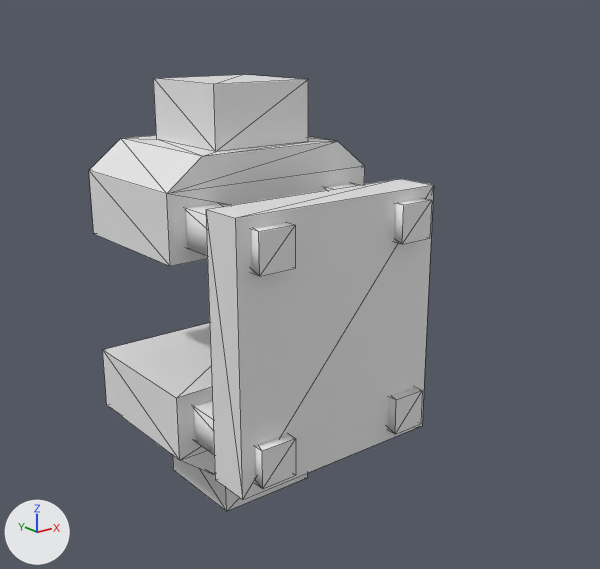
Two versions of the glTF model app/public/models/ConstructorMk1.glb, one commit apart.
Rendered twice from a 50 mm lens placed at (-866.0, -1460.0, 496.0), pointed at (8.0, -368.0, 59.0). Lighting does not change. The marker at lower left points along +X, +Y and +Z. Mesh edges are drawn as thin lines. Vertices at the same position are counted once.

The first picture shows 'ConstructorMk1'.
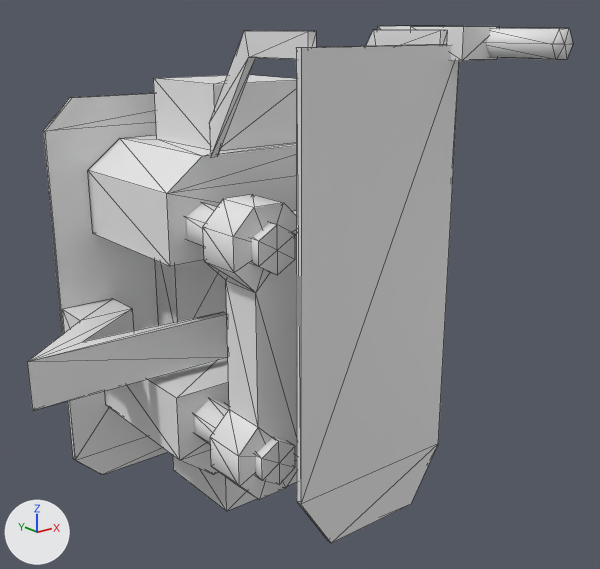
What changed in the scene script:
```text
Change me_cube_012:
    used by ob_constructormk1; location = (0.0, 0.0, 0.0)
    remove me_cube_012.from_pydata(...)  # 80 vertices, 124 faces; spans x -214.0..214.0, y -510.0..-23.0, z -400.0..401.0
    add me_cube_012.from_pydata(...)  # 273 vertices, 442 faces; spans x -435.0..435.0, y -723.0..-9.0, z -400.0..493.0
    me_cube_012 part 1: the loose piece of 8 vertices spanning x -181.0..-114.0, y -510.0..-300.0, z -210.0..-143.0 is rebuilt with 13 vertices and now spans x -181.0..-114.0, y -509.0..-301.0, z -216.0..-138.0
    me_cube_012 part 2: the loose piece of 8 vertices spanning x -207.0..207.0, y -490.0..-410.0, z -230.0..230.0 is rebuilt with 56 vertices and now spans x -213.0..213.0, y -491.0..-409.0, z -242.0..242.0
    me_cube_012 part 3: the loose piece of 8 vertices spanning x 114.0..181.0, y -510.0..-300.0, z -210.0..-143.0 is rebuilt with 13 vertices and now spans x 114.0..181.0, y -509.0..-301.0, z -216.0..-138.0
    me_cube_012 part 4: the loose piece of 8 vertices spanning x -181.0..-114.0, y -510.0..-300.0, z 143.0..210.0 is rebuilt with 13 vertices and now spans x -181.0..-114.0, y -509.0..-301.0, z 138.0..215.0
    me_cube_012 part 5: the loose piece of 8 vertices spanning x 114.0..181.0, y -510.0..-300.0, z 143.0..210.0 is rebuilt with 13 vertices and now spans x 114.0..181.0, y -509.0..-301.0, z 138.0..215.0
    me_cube_012 part 6
    8 vertices are removed from x -214.0..214.0, y -23.0, z -290.0..291.0
    30 faces are deleted
    4 vertices in x -214.0..214.0, y -23.0, z -290.0..291.0 move by (0.0, 4.0, 0.0)
    69 vertices are added at x -435.0..435.0, y -723.0..-19.0, z -389.0..493.0
    8 new vertices lie (0.0, 288.0, 0.0) away from vertices in x -214.0..214.0, y -307.0, z -290.0..291.0
    16 new vertices lie (0.0, 0.0, 86.0) away from vertices in x -435.0..435.0, y -233.0..-19.0, z -104.0..18.0
    14 new vertices lie (0.0, 10.0, 0.0) away from vertices in x -289.0..289.0, y -576.0..-19.0, z -389.0..466.0
    12 new vertices lie (14.0, 0.0, 0.0) away from vertices in x -136.0..122.0, y -566.0..-317.0, z 289.0..487.0
    8 new vertices lie (82.0, 0.0, 0.0) away from vertices in x -41.0..136.0, y -599.0..-270.0, z -342.0..493.0
    6 new vertices lie (0.0, 142.0, 0.0) away from vertices in x 188.0..238.0, y -720.0, z 446.0..490.0
    220 new faces join them
```

What differs and where, as boxes [x1, y1, x2, y2] in the pictures (600 x 569 px):
'ConstructorMk1', reshaped (58% wider, 19% taller): before [89, 75, 434, 511]; after [27, 26, 573, 543]
part 1 of me_cube_012, rebuilt: before [194, 401, 296, 489]; after [194, 399, 295, 484]
part 2 of me_cube_012, rebuilt: before [206, 179, 434, 500]; after [203, 194, 297, 499]
part 3 of me_cube_012, rebuilt (not visible afterwards): before [387, 387, 422, 434]
part 4 of me_cube_012, rebuilt: before [185, 203, 295, 276]; after [186, 203, 295, 275]
part 5 of me_cube_012, rebuilt (not visible afterwards): before [324, 183, 432, 244]
part 6 of me_cube_012, built on: before [89, 135, 333, 452]; after [27, 26, 573, 543]
